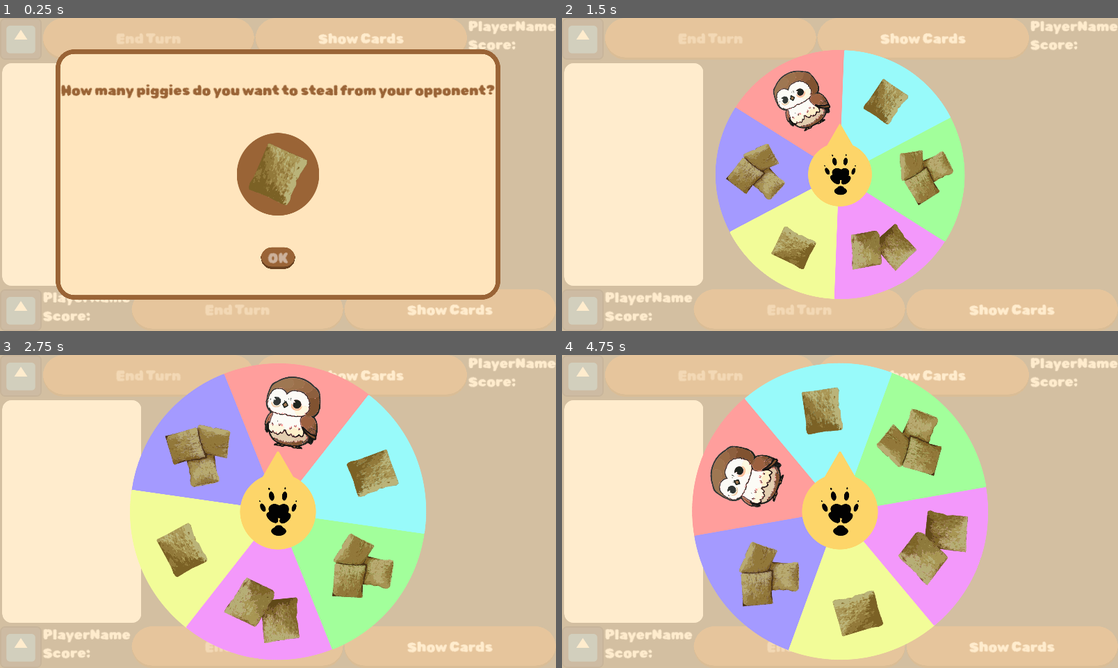
Above: before the commit, frames 1-4 (two rows, left to right).
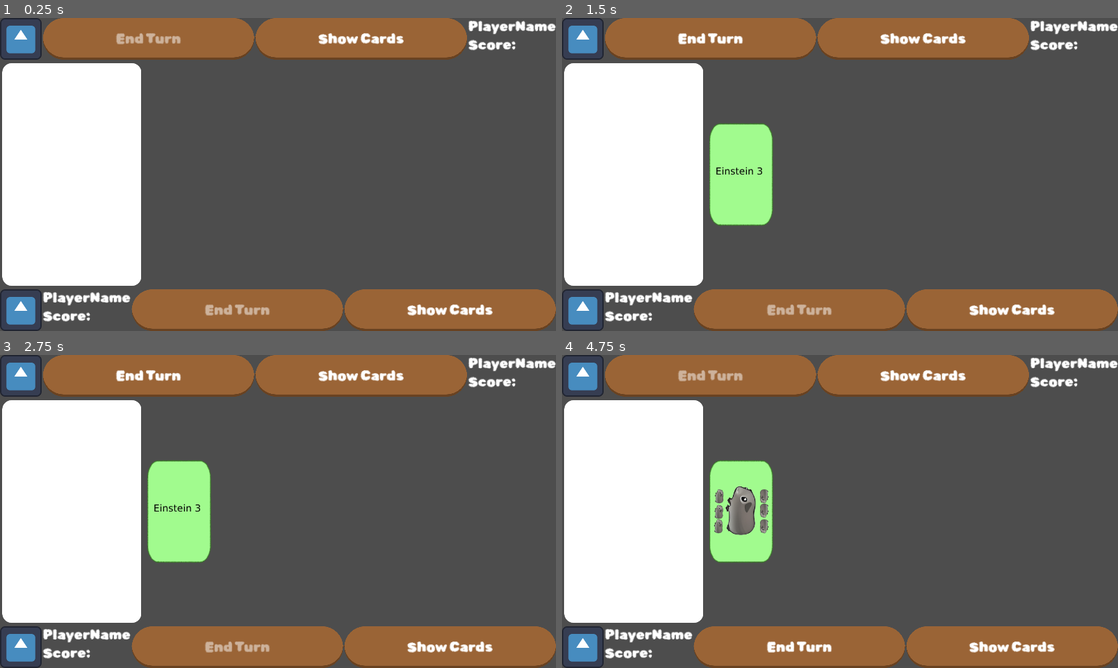
Above: after the commit, the same moments.

Repository: ElQDuck/guinea-piggies
Game: Godot game, scene res://scenes/game.tscn
Two runs of this game, one before a commit and one after it. Both use one fixed random seed, a clock stepped at 60 frames per second and the inputs below. This scene is started directly instead of the project's main scene. The engine's default icon, where the game draws it, is replaced by a stand-in: a white triangle on a blue panel in a dark square.
Inputs (mouse positions are in pixels of both pictures, inside the frame that each line leads up to):
- Up to frame 1 (0.25 s): no input
- Up to frame 2 (1.5 s): click (634, 174) at 0.5 s; click (840, 259) at 1.25 s, where only the run before the commit has a clickable "OK"
- Up to frame 3 (2.75 s): click "Show Cards" at 2 s
- Up to frame 4 (4.75 s): click (712, 376) at 2.75 s, where only the run after the commit has a clickable "End Turn"; click "Show Cards" at 3.5 s; click (634, 511) at 4.25 s

The runs differ from the first frame. In frame 1, 98% of the frame differs, in the area x 0-100%, y 0-100%; in frame 2, 100%; in frame 3, 100%; in frame 4, 100%.
Error in both runs: Invalid access to property or key 'primary' on a base object of type 'Dictionary'. (res://scripts/player.gd:44)

Commit message:
feat: renaming pig

Diff:
--- a/scenes/game.tscn
+++ b/scenes/game.tscn
@@ -148,6 +148,7 @@
 text = "Show Cards"
 
 [node name="DiceSelectionUi" type="CanvasLayer" parent="." node_paths=PackedStringArray("box_panel", "dice_select_panel", "lofty_button_1", "lofty_button_2", "lofty_button_3", "start_wheel_button", "fortune_wheel")]
+visible = false
 script = ExtResource("8_3oo5e")
 box_panel = NodePath("BoxPanel")
 dice_select_panel = NodePath("BoxPanel/DiceSelectPanel")
--- a/scripts/Card.gd
+++ b/scripts/Card.gd
@@ -3,7 +3,7 @@
 extends Object
 
 ## The possible Types of guinea pigs
-enum PiggyType { Predator = 0, Einstein = 1, Phoebe = 2, Ciri = 3, Legolas = 4, Triss = 5, Emma = 6, Tauriel = 7, Arya = 8, Teddy = 9, Nackedei = 10 }
+enum PiggyType { Predator = 0, Einstein = 1, Phoebe = 2, Ciri = 3, Legolas = 4, Triss = 5, Emma = 6, Tauriel = 7, Arya = 8, Teddy = 9, Kruemel = 10 }
 
 ## The GuineaPig Type
 var Type: int:
--- a/scripts/Deck.gd
+++ b/scripts/Deck.gd
@@ -1,6 +1,6 @@
 extends TextureButton
 
-enum PiggyType { Predator = 0, Einstein = 1, Phoebe = 2, Ciri = 3, Legolas = 4, Triss = 5, Emma = 6, Tauriel = 7, Arya = 8, Teddy = 9, Nackedei = 10 }
+enum PiggyType { Predator = 0, Einstein = 1, Phoebe = 2, Ciri = 3, Legolas = 4, Triss = 5, Emma = 6, Tauriel = 7, Arya = 8, Teddy = 9, Kruemel = 10 }
 var AllCardsInGame = [
 	Card.new(Card.PiggyType.Predator, 0), Card.new(Card.PiggyType.Predator, 0), Card.new(Card.PiggyType.Predator, 0), Card.new(Card.PiggyType.Predator, 0), Card.new(Card.PiggyType.Predator, 0), Card.new(Card.PiggyType.Predator, 0),
 	Card.new(Card.PiggyType.Einstein, 1), Card.new(Card.PiggyType.Einstein, 1), Card.new(Card.PiggyType.Einstein, 2), Card.new(Card.PiggyType.Einstein, 2), Card.new(Card.PiggyType.Einstein, 3), Card.new(Card.PiggyType.Einstein, 4),
@@ -12,7 +12,7 @@
 	Card.new(Card.PiggyType.Tauriel, 1), Card.new(Card.PiggyType.Tauriel, 1), Card.new(Card.PiggyType.Tauriel, 2), Card.new(Card.PiggyType.Tauriel, 2), Card.new(Card.PiggyType.Tauriel, 3), Card.new(Card.PiggyType.Tauriel, 4),
 	Card.new(Card.PiggyType.Arya, 1), Card.new(Card.PiggyType.Arya, 1), Card.new(Card.PiggyType.Arya, 2), Card.new(Card.PiggyType.Arya, 2), Card.new(Card.PiggyType.Arya, 3), Card.new(Card.PiggyType.Arya, 4),
 	Card.new(Card.PiggyType.Teddy, 1), Card.new(Card.PiggyType.Teddy, 1), Card.new(Card.PiggyType.Teddy, 2), Card.new(Card.PiggyType.Teddy, 2), Card.new(Card.PiggyType.Teddy, 3), Card.new(Card.PiggyType.Teddy, 4),
-	Card.new(Card.PiggyType.Nackedei, 1), Card.new(Card.PiggyType.Nackedei, 1), Card.new(Card.PiggyType.Nackedei, 2), Card.new(Card.PiggyType.Nackedei, 2), Card.new(Card.PiggyType.Nackedei, 3), Card.new(Card.PiggyType.Nackedei, 4)
+	Card.new(Card.PiggyType.Kruemel, 1), Card.new(Card.PiggyType.Kruemel, 1), Card.new(Card.PiggyType.Kruemel, 2), Card.new(Card.PiggyType.Kruemel, 2), Card.new(Card.PiggyType.Kruemel, 3), Card.new(Card.PiggyType.Kruemel, 4)
 ]
 var Cards = AllCardsInGame.duplicate(true)
 @onready var Player1 = $"../../../../../Player1"
--- a/scripts/Player1.gd
+++ b/scripts/Player1.gd
@@ -46,7 +46,7 @@
 	var taurielMaxValue = 0
 	var aryaMaxValue = 0
 	var teddyMaxValue = 0
-	var nackedeiMaxValue = 0
+	var kruemelMaxValue = 0
 
 	for card: Card in CardsInHand:
 		match card.Type:
@@ -78,8 +78,8 @@
 				if card.Value > teddyMaxValue:
 					teddyMaxValue = card.Value
 			10:
-				if card.Value > nackedeiMaxValue:
-					nackedeiMaxValue = card.Value
+				if card.Value > kruemelMaxValue:
+					kruemelMaxValue = card.Value
 
-	TotalScore = TotalScore + einsteinMaxValue + phoebeMaxValue + ciriMaxValue + legolasMaxValue + trissMaxValue + emmaMaxValue + taurielMaxValue + aryaMaxValue + teddyMaxValue + nackedeiMaxValue
+	TotalScore = TotalScore + einsteinMaxValue + phoebeMaxValue + ciriMaxValue + legolasMaxValue + trissMaxValue + emmaMaxValue + taurielMaxValue + aryaMaxValue + teddyMaxValue + kruemelMaxValue
 	$"../TableUi/VBoxContainer/Player1/VBoxContainer/Score".text = "Score: " + str(TotalScore)
--- a/scripts/Player2.gd
+++ b/scripts/Player2.gd
@@ -44,7 +44,7 @@
 	var taurielMaxValue = 0
 	var aryaMaxValue = 0
 	var teddyMaxValue = 0
-	var nackedeiMaxValue = 0
+	var kruemelMaxValue = 0
 
 	for card: Card in CardsInHand:
 		match card.Type:
@@ -76,8 +76,8 @@
 				if card.Value > teddyMaxValue:
 					teddyMaxValue = card.Value
 			10:
-				if card.Value > nackedeiMaxValue:
-					nackedeiMaxValue = card.Value
+				if card.Value > kruemelMaxValue:
+					kruemelMaxValue = card.Value
 
-	TotalScore = TotalScore + einsteinMaxValue + phoebeMaxValue + ciriMaxValue + legolasMaxValue + trissMaxValue + emmaMaxValue + taurielMaxValue + aryaMaxValue + teddyMaxValue + nackedeiMaxValue
+	TotalScore = TotalScore + einsteinMaxValue + phoebeMaxValue + ciriMaxValue + legolasMaxValue + trissMaxValue + emmaMaxValue + taurielMaxValue + aryaMaxValue + teddyMaxValue + kruemelMaxValue
 	$"../TableUi/VBoxContainer/Player2/VBoxContainer/Score".text = "Score: " + str(TotalScore)
Renamed: assets/cards/Nackedei1.png -> assets/cards/Kruemel1.png
Not shown, changed: assets/cards/Kruemel1.png.import
Renamed: assets/cards/Nackedei2.png -> assets/cards/Kruemel2.png
Not shown, changed: assets/cards/Kruemel2.png.import
Renamed: assets/cards/Nackedei3.png -> assets/cards/Kruemel3.png
Not shown, changed: assets/cards/Kruemel3.png.import
Renamed: assets/cards/Nackedei4.png -> assets/cards/Kruemel4.png
Not shown, changed: assets/cards/Kruemel4.png.import
